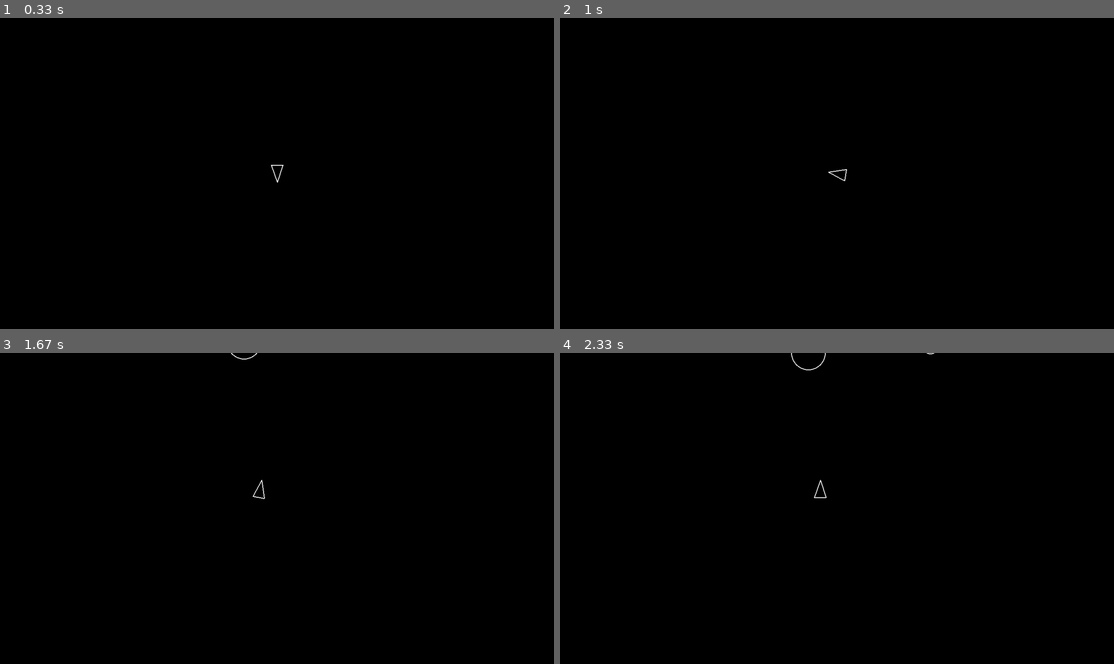
Above: before the commit, frames 1-4 (two rows, left to right).
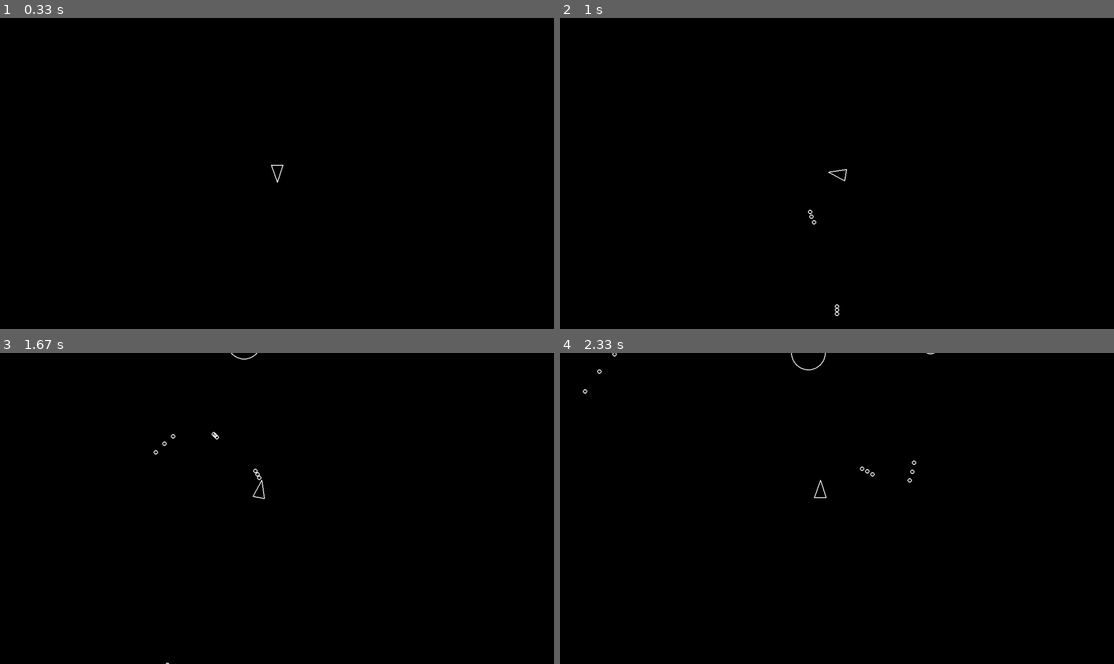
Above: after the commit, the same moments.

Repository: IyzOnline/asteroids__boot_dot_dev
Game: pygame game, started from your-project-name/main.py
Two runs of this game, one before a commit and one after it. Both use one fixed random seed, a clock stepped at 60 frames per second and the inputs below.
Inputs:
- Up to frame 1 (0.33 s): no input
- Up to frame 2 (1 s): tap Space at 0.33, 0.73 s; hold D from 0.67 s (still down)
- Up to frame 3 (1.67 s): tap Space at 1.03, 1.23, 1.57 s; release D at 1.13 s; hold W 1.17-1.47 s; hold D from 1.5 s (still down)
- Up to frame 4 (2.33 s): tap Space at 1.87, 2.07 s; release D at 1.97 s; hold A from 2 s (still down)

Frame 1 is identical in both runs. In frame 2, less than 0.1% of the frame differs, in the area x 44-51%, y 61-96%; in frame 3, less than 0.1%; in frame 4, less than 0.1%, in the area x 4-65%, y 0-42%.

Commit message:
feat: Create shoot method and activate whenever spacebar is pressed

Diff:
--- a/your-project-name/player.py
+++ b/your-project-name/player.py
@@ -1,5 +1,6 @@
 from circleshape import CircleShape
-from constants import PLAYER_RADIUS, LINE_WIDTH, PLAYER_TURN_SPEED, PLAYER_SPEED
+from constants import PLAYER_RADIUS, LINE_WIDTH, PLAYER_TURN_SPEED, PLAYER_SPEED, SHOT_RADIUS, PLAYER_SHOOT_SPEED
+from shot import Shot
 import pygame
 
 class Player(CircleShape):
@@ -32,6 +33,8 @@
       self.move(dt)
     if keys[pygame.K_s]:
       self.move(-dt)
+    if keys[pygame.K_SPACE]:
+      self.shoot()
 
   def move(self, dt):
     #answer in course
@@ -42,3 +45,7 @@
 
     #my answer
     self.position += pygame.Vector2(0, 1).rotate(self.rotation) * PLAYER_SPEED * dt
+
+  def shoot(self):
+    bullet = Shot(self.position.x, self.position.y, SHOT_RADIUS)
+    bullet.velocity = pygame.Vector2(0, 1).rotate(self.rotation) * PLAYER_SHOOT_SPEED
